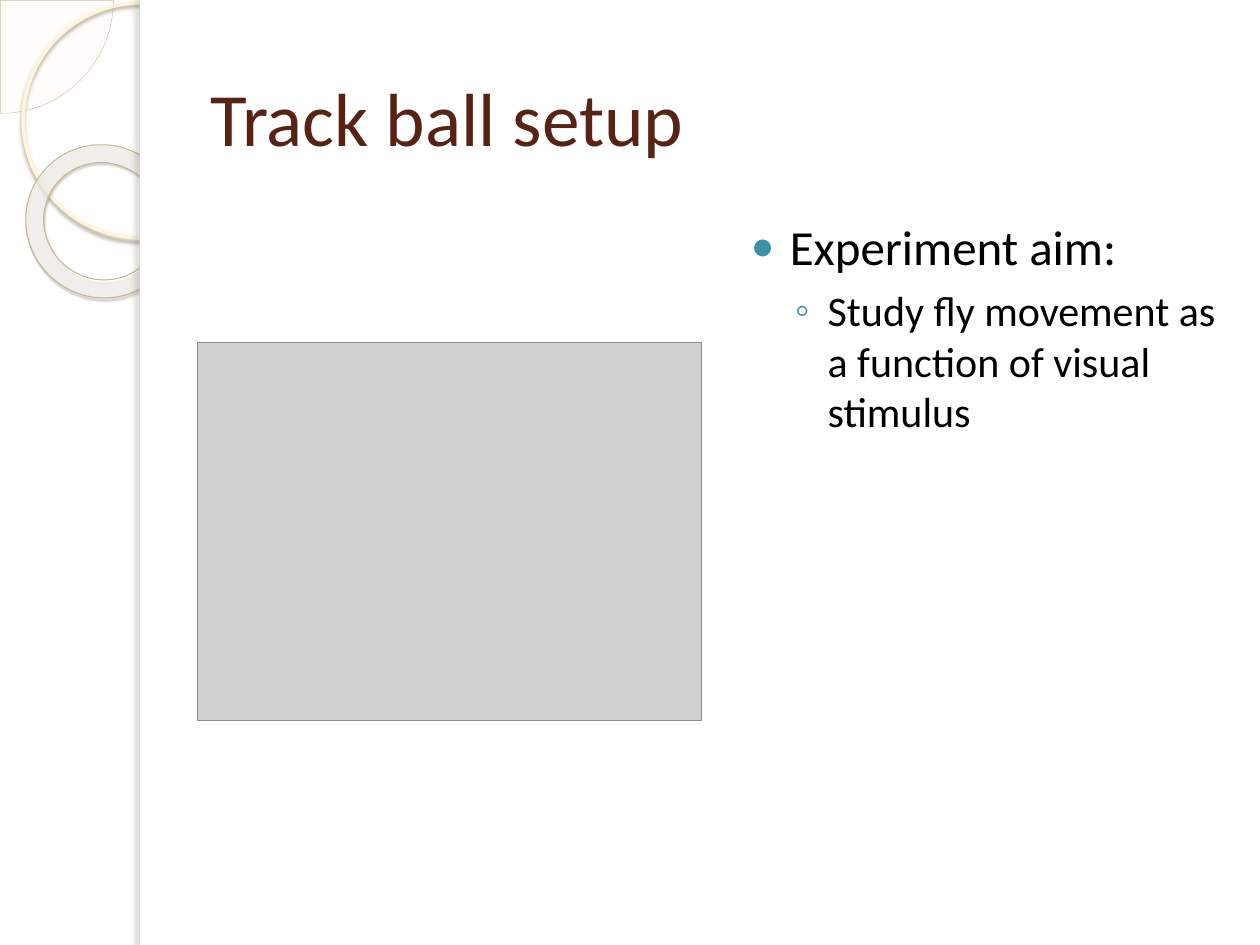
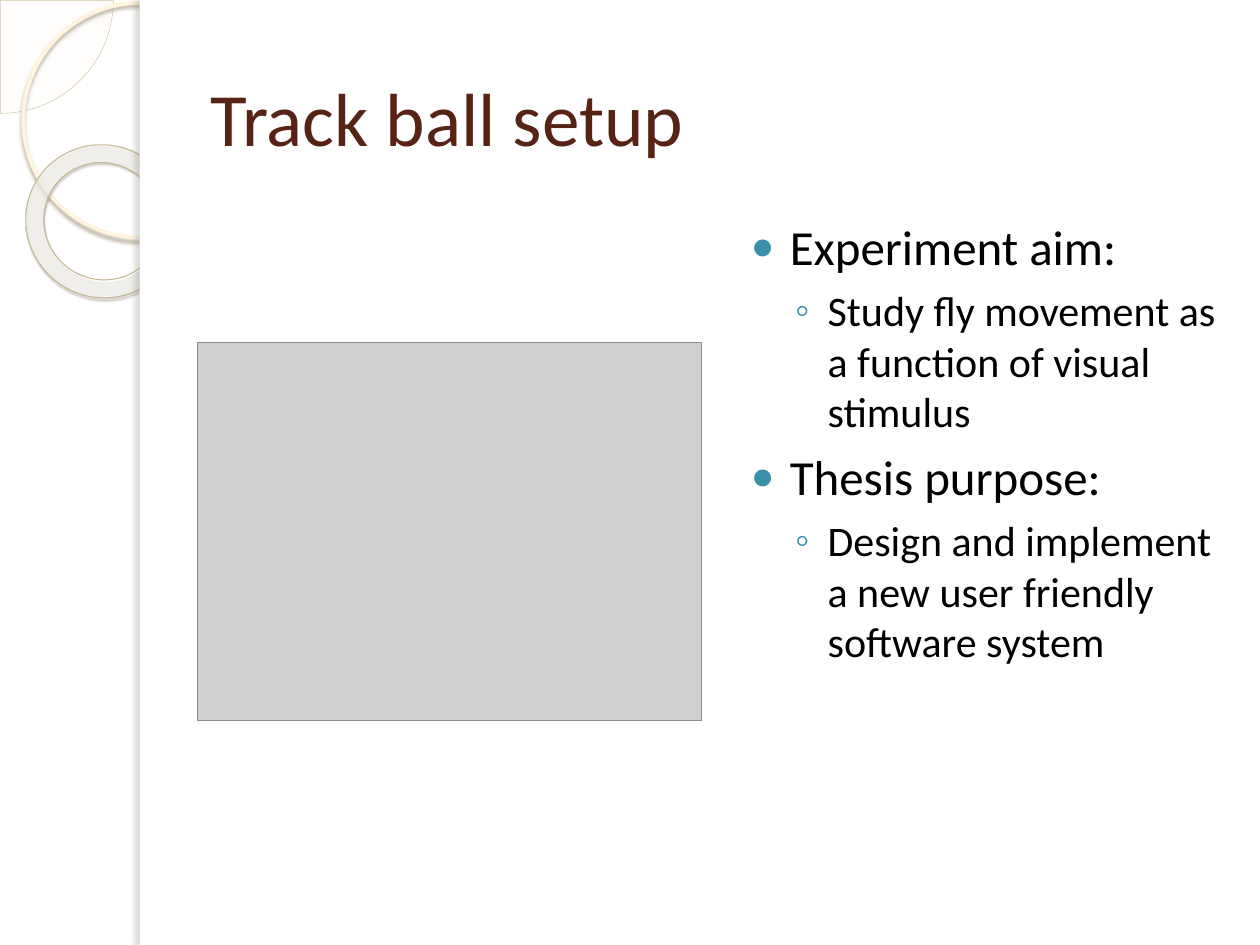
Before and after one commit to jakelamotta/master_thesis, a slide deck: slide 3 of presentations/presentation_1.pptx. Drawn at 1260x945 pixels with LibreOffice and Linux fonts; fonts in the diff are those of the drawing; grey boxes stand for pictures; background and template pictures are left out. Boxes give left, top, right and bottom in pixels: in the first picture for what was removed or moved away, otherwise in the second. Text is boxed around its words. In the diff, an @@ line names an element or a change of style, - is before the commit and + after.

```diff
--- a/presentations/presentation_1.pptx
+++ b/presentations/presentation_1.pptx
@@ text at box(790, 461, 1211, 664): paragraphs added @@
+● Thesis purpose:
+  ◦ Design and implement a new user friendly software system
```
Also in this commit, not shown: 4 other slides changed, 2 slides added, 1 slide removed.
